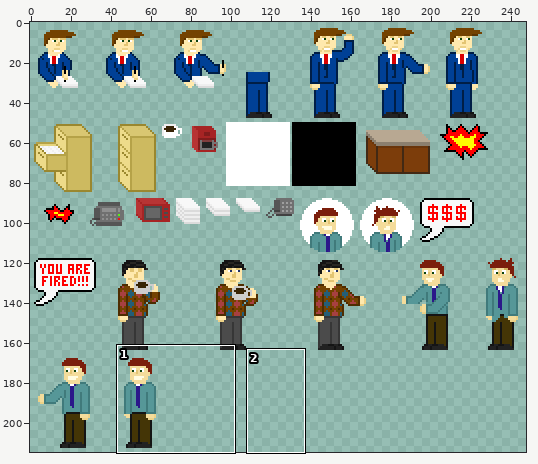
Sprite sheet: src/assets/media/sprites.png. The first picture is a wide view before the edit; the outline marks the close-up.
Close-up. Before:
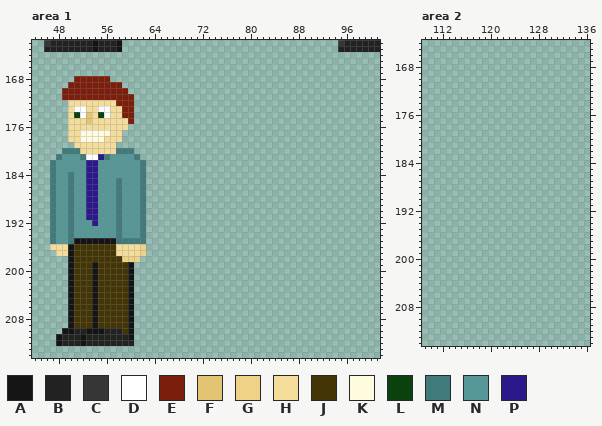
The file is 248x215 pixels. Pixels under 10% opacity are left out. Colours within 5 levels of each other are drawn and written as one. Shown: area 1: x 44..101, y 162..214; area 2: x 109..136, y 164..214. The commit also changed other parts of the picture, which this record leaves out.
Palette (. is transparent): A #141414  B #222222  C #363636  D #ffffff  E #7b1e0c  F #e3c472  G #edd288  H #f4dc9b  J #443506  K #fffbdf  L #0b410c  M #407a7b  N #569798  P #2b188a
Pixels before, area 1 (only the part around the change), first column x 44:
162 ..CBBBBBBBABBBA....................................CBBBBBB
163 ..BBBBBBBBABBBA....................................BBBBBBB
164 ..........................................................
165 ..........................................................
166 ..........................................................
167 ..........................................................
168 .......EEEEEE.............................................
169 ......EEEEEEEEE...........................................
170 .....EEEEEEEEEEE..........................................
171 .....EEEEEEEEEEEE.........................................
172 ......HHHHHHHHEEE.........................................
173 ......HDDHHDDHHEE.........................................
174 ......HLDFHLDHHEE.........................................
175 ......HHHFHHHHHHE.........................................
176 ......HHHHHHHHHH..........................................
177 ......HHKKKKKHH...........................................
178 ......HHKKKKHHH...........................................
179 .......HHHHHHH............................................
180 .....MMMHHHHHHMMM.........................................
181 ....MNNNMDDPMNNNNM........................................
182 ...MNNNNNPPNNNNNNNM.......................................
183 ...MNNNNNPPNNNNNNNM.......................................
184 ...MNNMNNPPNNNNNNNM.......................................
185 ...MNNMNNPPNNNMNNNM.......................................
186 ...MNNMNNPPNNNMNNNM.......................................
187 ...MNNMNNPPNNNMNNNM.......................................
188 ...MNNMNNPPNNNMNNNM.......................................
189 ...MNNMNNPPNNNMNNNM.......................................
190 ...MNNMNNPPNNNMNNNM.......................................
191 ...MNNMNNPPNNNMNNNM.......................................
192 ...MNNMNNNPNNNMNNNM.......................................
193 ...MNNMNNNNNNNMNNNM.......................................
194 ...MNNMNNNNNNNMNNNM.......................................
195 ...MNNMAAAAAAAMMMMM.......................................
196 ...HHHAJJJJJJJHHHHG.......................................
197 ....HHAJJJJJJJHHHHG.......................................
198 ......AJJJJJJJJGGG........................................
199 ......AJJJAJJJJJA.........................................
200 ......AJJJAJJJJJA.........................................
201 ......AJJJAJJJJJA.........................................
202 ......AJJJAJJJJJA.........................................
203 ......AJJJAJJJJJA.........................................
204 ......AJJJAJJJJJA.........................................
205 ......AJJJAJJJJJA.........................................
206 ......AJJJAJJJJJA.........................................
207 ......AJJJAJJJJJA.........................................
208 ......AJJJAJJJJJA.........................................
209 ......AJJJAJJJJJA.........................................
210 .....AABBAAABBBJA.........................................
211 ....ABBBABBBBBBBA.........................................
212 ....ABBBABBBBBBBB.........................................
213 ..........................................................
214 ..........................................................
Once edited:
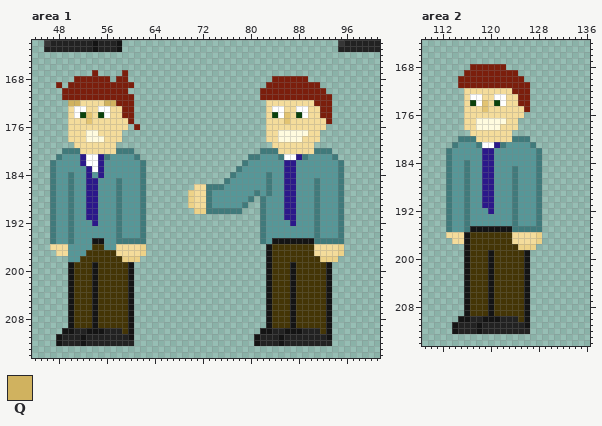
Colours new in this view: Q #d0b25f
Diff:
Area 1:
y 167: x 54 . -> E; x 59 . -> E
y 168: x 58..59 .. -> EE; x 84..89 ...... -> EEEEEE
y 169: x 48 . -> E; x 59..60 .. -> EE; x 83..91 ......... -> EEEEEEEEE
y 170: x 82..92 ........... -> EEEEEEEEEEE
y 171: x 82..93 ............ -> EEEEEEEEEEEE
y 172: x 50..51 HH -> QQ; x 56..57 HH -> QQ; x 83..93 ........... -> HHHHHHHHEEE
y 173: x 83..93 ........... -> HDDHHDDHHEE
y 174: x 51..52 LD -> DL; x 83..93 ........... -> HLDFHLDHHEE
y 175: x 83..93 ........... -> HHHFHHHHHHE
y 176: x 61 . -> E; x 83..92 .......... -> HHHHHHHHHH
y 177: x 52 K -> H; x 55..56 KK -> HH; x 83..91 ......... -> HHKKKKKHH
y 178: x 52 K -> H; x 83..91 ......... -> HHKKKKHHH
y 179: x 84..90 ....... -> HHHHHHH
y 180: x 82..93 ............ -> MMMHHHHHHMMM
y 181: x 52 M -> P; x 80..94 ............... -> MMNNNMDDPMNNNNM
y 182: x 52..55 NPPN -> PDDP; x 79..95 ................. -> MNNNNNNPPNNNNNNNM
y 183: x 54..55 PN -> DP; x 78..95 .................. -> MNNNNNNNPPNNNNNNNM
y 184: x 54..55 PN -> NP; x 77..95 ................... -> MNNNNNMNNPPNNNNNNNM
y 185: x 76..95 .................... -> MNNNNNNMNNPPNNNMNNNM
y 186: x 71..95 ......................... -> HHMMMNNNNNNNMNNPPNNNMNNNM
y 187: x 70..95 .......................... -> GHHMNNNNNNNMNMNNPPNNNMNNNM
y 188: x 70..80 ........... -> GHHMNNNNNNM; x 82..95 .............. -> MNNNPPNNNMNNNM
y 189: x 70..79 .......... -> GHHMNNNNNM; x 82..95 .............. -> MNNNPPNNNMNNNM
y 190: x 71..78 ........ -> GGMMMMMM; x 82..95 .............. -> MNNNPPNNNMNNNM
y 191: x 82..95 .............. -> MNNNPPNNNMNNNM
y 192: x 82..95 .............. -> MNNNNPNNNMNNNM
y 193..194: x 82..95 .............. -> MNNNNNNNNMNNNM
y 195: x 51..53 AAA -> NNN; x 56..57 AA -> NN; x 82..95 .............. -> MNAAAAAAAMMMMM
y 196: x 50..53 AJJJ -> NNNN; x 56..57 JJ -> NN; x 83..95 ............. -> AJJJJJJJHHHHG
y 197: x 50..52 AJJ -> NNN; x 83..95 ............. -> AJJJJJJJHHHHG
y 198: x 50..51 AJ -> NN; x 83..94 ............ -> AJJJJJJJJGGG
y 199..209: x 83..93 ........... -> AJJJAJJJJJA
y 210: x 82..93 ............ -> AABBAAABBBJA
y 211: x 81..93 ............. -> ABBBABBBBBBBA
y 212: x 81..93 ............. -> ABBBABBBBBBBB
Area 2:
y 168: x 117..122 ...... -> EEEEEE
y 169: x 116..124 ......... -> EEEEEEEEE
y 170: x 115..125 ........... -> EEEEEEEEEEE
y 171: x 115..126 ............ -> EEEEEEEEEEEE
y 172: x 116..126 ........... -> HHHHHHHHEEE
y 173: x 116..126 ........... -> HDDHHDDHHEE
y 174: x 116..126 ........... -> HLDFHLDHHEE
y 175: x 116..126 ........... -> HHHFHHHHHHE
y 176: x 116..125 .......... -> HHHHHHHHHH
y 177: x 116..124 ......... -> HHKKKKKHH
y 178: x 116..124 ......... -> HHKKKKHHH
y 179: x 117..123 ....... -> HHHHHHH
y 180: x 115..126 ............ -> MMMHHHHHHMMM
y 181: x 114..127 .............. -> MNNNMDDPMNNNNM
y 182..183: x 113..128 ................ -> MNNNNNPPNNNNNNNM
y 184: x 113..128 ................ -> MNNMNNPPNNNNNNNM
y 185..191: x 113..128 ................ -> MNNMNNPPNNNMNNNM
y 192: x 113..128 ................ -> MNNMNNNPNNNMNNNM
y 193..194: x 113..128 ................ -> MNNMNNNNNNNMNNNM
y 195: x 113..128 ................ -> MNNMAAAAAAAMMMMM
y 196: x 113..128 ................ -> HHHAJJJJJJJHHHHG
y 197: x 114..128 ............... -> HHAJJJJJJJHHHHG
y 198: x 116..127 ............ -> AJJJJJJJJGGG
y 199..209: x 116..126 ........... -> AJJJAJJJJJA
y 210: x 115..126 ............ -> AABBAAABBBJA
y 211: x 114..126 ............. -> ABBBABBBBBBBA
y 212: x 114..126 ............. -> ABBBABBBBBBBB
